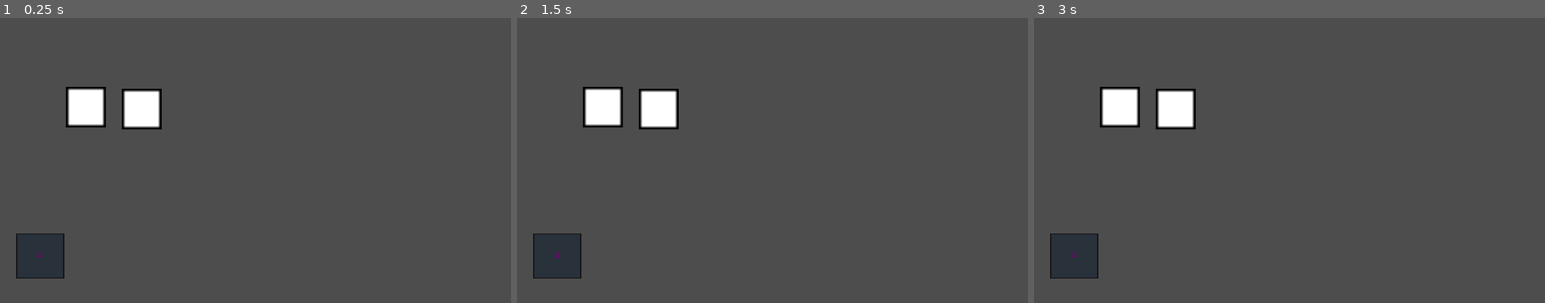
Above: before the commit, frames 1-3 (left to right).
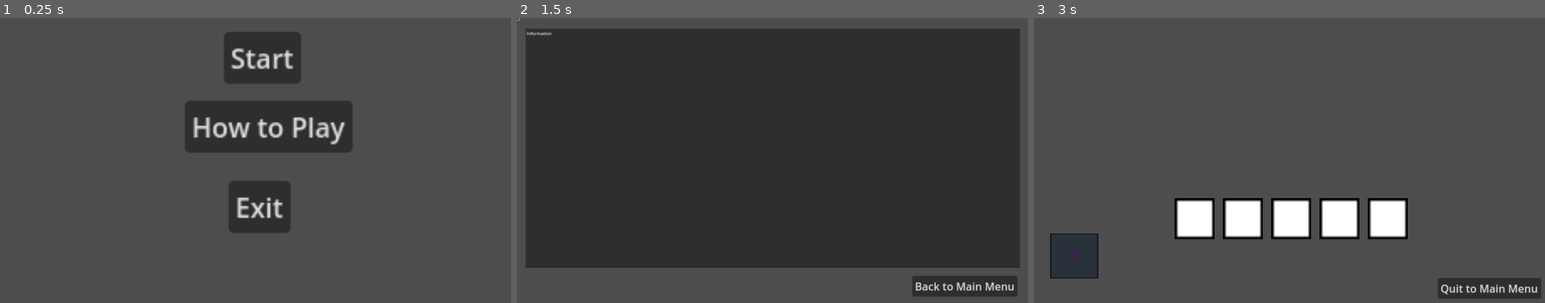
Above: after the commit, the same moments.

Repository: echoe/cardgame
Game: Godot game, scene res://Scripts/main_menu.tscn
The game is run twice, just before and just after one commit, with the same random seed, the same clock (stepped at 60 frames per second) and the same inputs. Before the commit the project starts from res://Scripts/main.tscn.
Inputs (mouse positions are in pixels of both pictures, inside the frame that each line leads up to):
- Up to frame 1 (0.25 s): no input
- Up to frame 2 (1.5 s): click (787, 126) at 0.5 s, where only the run after the commit has a clickable "How to Play"; click (517, 18) at 1.27 s
- Up to frame 3 (3 s): click (1483, 285) at 2 s, where only the run after the commit has a clickable "Back to Main Menu"; click (1294, 57) at 2.75 s, where only the run after the commit has a clickable "Start"

The runs differ from the first frame. In frame 1, 13% of the frame differs, in the area x 3-69%, y 4-92%; in frame 2, 81%, in the area x 0-99%, y 0-98%; in frame 3, 8.8%.

Commit message:
adding a main menu and a how to play structure

Diff:
--- a/Scenes/card.tscn
+++ b/Scenes/card.tscn
@@ -6,6 +6,81 @@
 
 [sub_resource type="RectangleShape2D" id="RectangleShape2D_rjlel"]
 size = Vector2(125, 137)
+
+[sub_resource type="Animation" id="Animation_e6po8"]
+length = 0.001
+tracks/0/type = "value"
+tracks/0/imported = false
+tracks/0/enabled = true
+tracks/0/path = NodePath("Attack:modulate")
+tracks/0/interp = 1
+tracks/0/loop_wrap = true
+tracks/0/keys = {
+"times": PackedFloat32Array(0),
+"transitions": PackedFloat32Array(1),
+"update": 0,
+"values": [Color(0.486275, 0, 0.486275, 0)]
+}
+tracks/1/type = "value"
+tracks/1/imported = false
+tracks/1/enabled = true
+tracks/1/path = NodePath("Health:modulate")
+tracks/1/interp = 1
+tracks/1/loop_wrap = true
+tracks/1/keys = {
+"times": PackedFloat32Array(0),
+"transitions": PackedFloat32Array(1),
+"update": 0,
+"values": [Color(0.431373, 0, 0.431373, 0)]
+}
+tracks/2/type = "value"
+tracks/2/imported = false
+tracks/2/enabled = true
+tracks/2/path = NodePath("CardBackImage:scale")
+tracks/2/interp = 1
+tracks/2/loop_wrap = true
+tracks/2/keys = {
+"times": PackedFloat32Array(0),
+"transitions": PackedFloat32Array(1),
+"update": 0,
+"values": [Vector2(1, 1)]
+}
+tracks/3/type = "value"
+tracks/3/imported = false
+tracks/3/enabled = true
+tracks/3/path = NodePath("CardBackImage:z_index")
+tracks/3/interp = 1
+tracks/3/loop_wrap = true
+tracks/3/keys = {
+"times": PackedFloat32Array(0),
+"transitions": PackedFloat32Array(1),
+"update": 1,
+"values": [0]
+}
+tracks/4/type = "value"
+tracks/4/imported = false
+tracks/4/enabled = true
+tracks/4/path = NodePath("CardImage:z_index")
+tracks/4/interp = 1
+tracks/4/loop_wrap = true
+tracks/4/keys = {
+"times": PackedFloat32Array(0),
+"transitions": PackedFloat32Array(1),
+"update": 1,
+"values": [-1]
+}
+tracks/5/type = "value"
+tracks/5/imported = false
+tracks/5/enabled = true
+tracks/5/path = NodePath("CardImage:scale")
+tracks/5/interp = 1
+tracks/5/loop_wrap = true
+tracks/5/keys = {
+"times": PackedFloat32Array(0),
+"transitions": PackedFloat32Array(1),
+"update": 0,
+"values": [Vector2(8, 8.5)]
+}
 
 [sub_resource type="Animation" id="Animation_eumee"]
 resource_name = "card_flip"
@@ -82,81 +157,6 @@
 "values": [Vector2(8, 8.5), Vector2(0.8, 8), Vector2(8, 8)]
 }
 
-[sub_resource type="Animation" id="Animation_e6po8"]
-length = 0.001
-tracks/0/type = "value"
-tracks/0/imported = false
-tracks/0/enabled = true
-tracks/0/path = NodePath("Attack:modulate")
-tracks/0/interp = 1
-tracks/0/loop_wrap = true
-tracks/0/keys = {
-"times": PackedFloat32Array(0),
-"transitions": PackedFloat32Array(1),
-"update": 0,
-"values": [Color(0.486275, 0, 0.486275, 0)]
-}
-tracks/1/type = "value"
-tracks/1/imported = false
-tracks/1/enabled = true
-tracks/1/path = NodePath("Health:modulate")
-tracks/1/interp = 1
-tracks/1/loop_wrap = true
-tracks/1/keys = {
-"times": PackedFloat32Array(0),
-"transitions": PackedFloat32Array(1),
-"update": 0,
-"values": [Color(0.431373, 0, 0.431373, 0)]
-}
-tracks/2/type = "value"
-tracks/2/imported = false
-tracks/2/enabled = true
-tracks/2/path = NodePath("CardBackImage:scale")
-tracks/2/interp = 1
-tracks/2/loop_wrap = true
-tracks/2/keys = {
-"times": PackedFloat32Array(0),
-"transitions": PackedFloat32Array(1),
-"update": 0,
-"values": [Vector2(1, 1)]
-}
-tracks/3/type = "value"
-tracks/3/imported = false
-tracks/3/enabled = true
-tracks/3/path = NodePath("CardBackImage:z_index")
-tracks/3/interp = 1
-tracks/3/loop_wrap = true
-tracks/3/keys = {
-"times": PackedFloat32Array(0),
-"transitions": PackedFloat32Array(1),
-"update": 1,
-"values": [0]
-}
-tracks/4/type = "value"
-tracks/4/imported = false
-tracks/4/enabled = true
-tracks/4/path = NodePath("CardImage:z_index")
-tracks/4/interp = 1
-tracks/4/loop_wrap = true
-tracks/4/keys = {
-"times": PackedFloat32Array(0),
-"transitions": PackedFloat32Array(1),
-"update": 1,
-"values": [-1]
-}
-tracks/5/type = "value"
-tracks/5/imported = false
-tracks/5/enabled = true
-tracks/5/path = NodePath("CardImage:scale")
-tracks/5/interp = 1
-tracks/5/loop_wrap = true
-tracks/5/keys = {
-"times": PackedFloat32Array(0),
-"transitions": PackedFloat32Array(1),
-"update": 0,
-"values": [Vector2(8, 8.5)]
-}
-
 [sub_resource type="AnimationLibrary" id="AnimationLibrary_bnspj"]
 _data = {
 &"RESET": SubResource("Animation_e6po8"),
@@ -164,10 +164,10 @@
 }
 
 [node name="Card" type="Node2D"]
-position = Vector2(150, 890)
 script = ExtResource("1_rjlel")
 
 [node name="CardBackImage" type="Sprite2D" parent="."]
+position = Vector2(-1, 1.49998)
 texture = ExtResource("2_brehn")
 
 [node name="CardImage" type="Sprite2D" parent="."]
--- /dev/null
+++ b/Scripts/how_to_play.gd
@@ -0,0 +1,5 @@
+extends Node2D
+
+
+func _on_main_menu_pressed() -> void:
+	get_tree().change_scene_to_file("res://Scripts/main_menu.tscn")
--- /dev/null
+++ b/Scripts/how_to_play.tscn
@@ -0,0 +1,28 @@
+[gd_scene load_steps=2 format=3 uid="uid://b3wry56b48cmq"]
+
+[ext_resource type="Script" uid="uid://dmyx1bftvnthd" path="res://Scripts/how_to_play.gd" id="1_hkap6"]
+
+[node name="How to Play" type="Node2D"]
+script = ExtResource("1_hkap6")
+
+[node name="TextEdit" type="TextEdit" parent="."]
+offset_left = 32.0
+offset_top = 40.0
+offset_right = 1876.0
+offset_bottom = 934.0
+text = "Information"
+
+[node name="Button" type="Button" parent="."]
+offset_right = 8.0
+offset_bottom = 8.0
+
+[node name="Main Menu" type="Button" parent="."]
+offset_left = 1474.0
+offset_top = 964.0
+offset_right = 1631.0
+offset_bottom = 995.0
+scale = Vector2(2.5, 2.5)
+text = "Back to Main Menu
+"
+
+[connection signal="pressed" from="Main Menu" to="." method="_on_main_menu_pressed"]
--- a/Scripts/input_manager.gd
+++ b/Scripts/input_manager.gd
@@ -40,3 +40,6 @@
 		elif result_collision_mask == COLLISION_MASK_DECK:
 			# Deck clicked
 			deck_reference.draw_card()
+
+func _on_quit_to_main_menu_pressed() -> void:
+	get_tree().change_scene_to_file("res://Scripts/main_menu.tscn")
--- a/Scripts/main.tscn
+++ b/Scripts/main.tscn
@@ -16,10 +16,19 @@
 script = ExtResource("1_aa03v")
 
 [node name="CardSlot" parent="." instance=ExtResource("2_w5bdd")]
-position = Vector2(321, 333)
+position = Vector2(960, 750)
 
 [node name="CardSlot2" parent="." instance=ExtResource("2_w5bdd")]
-position = Vector2(529, 340)
+position = Vector2(780, 750)
+
+[node name="CardSlot3" parent="." instance=ExtResource("2_w5bdd")]
+position = Vector2(600, 750)
+
+[node name="CardSlot4" parent="." instance=ExtResource("2_w5bdd")]
+position = Vector2(1140, 750)
+
+[node name="CardSlot5" parent="." instance=ExtResource("2_w5bdd")]
+position = Vector2(1320, 750)
 
 [node name="PlayerHand" type="Node2D" parent="."]
 script = ExtResource("3_v5bo4")
@@ -51,3 +60,13 @@
 
 [node name="InputManager" type="Node2D" parent="."]
 script = ExtResource("6_ix4gu")
+
+[node name="Quit to Main Menu" type="Button" parent="."]
+offset_left = 1506.0
+offset_top = 972.0
+offset_right = 1660.0
+offset_bottom = 1003.0
+scale = Vector2(2.5, 2.5)
+text = "Quit to Main Menu"
+
+[connection signal="pressed" from="Quit to Main Menu" to="InputManager" method="_on_quit_to_main_menu_pressed"]
--- /dev/null
+++ b/Scripts/main_menu.gd
@@ -0,0 +1,12 @@
+extends Node2D
+
+func _on_start_pressed() -> void:
+	get_tree().change_scene_to_file("res://Scripts/main.tscn")
+
+
+func _on_how_to_play_pressed() -> void:
+	get_tree().change_scene_to_file("res://Scripts/how_to_play.tscn")
+
+
+func _on_exit_pressed() -> void:
+	get_tree().quit()
--- /dev/null
+++ b/Scripts/main_menu.tscn
@@ -0,0 +1,37 @@
+[gd_scene load_steps=2 format=3 uid="uid://d1df3l40wrg"]
+
+[ext_resource type="Script" uid="uid://demjjbybvwl31" path="res://Scripts/main_menu.gd" id="1_1otyx"]
+
+[node name="Main Menu" type="Node2D"]
+position = Vector2(840, 102)
+scale = Vector2(2.5, 2.5)
+script = ExtResource("1_1otyx")
+
+[node name="Start" type="Button" parent="."]
+offset_left = -1.6
+offset_top = -19.6
+offset_right = 44.4
+offset_bottom = 11.4
+scale = Vector2(2.5, 2.5)
+text = "Start"
+metadata/_edit_use_anchors_ = true
+
+[node name="How to Play" type="Button" parent="."]
+offset_left = -60.4
+offset_top = 83.2
+offset_right = 39.6
+offset_bottom = 114.2
+scale = Vector2(2.5, 2.5)
+text = "How to Play"
+
+[node name="Exit" type="Button" parent="."]
+offset_left = 5.2
+offset_top = 203.2
+offset_right = 42.2
+offset_bottom = 234.2
+scale = Vector2(2.5, 2.5)
+text = "Exit"
+
+[connection signal="pressed" from="Start" to="." method="_on_start_pressed"]
+[connection signal="pressed" from="How to Play" to="." method="_on_how_to_play_pressed"]
+[connection signal="pressed" from="Exit" to="." method="_on_exit_pressed"]
--- a/project.godot
+++ b/project.godot
@@ -11,7 +11,7 @@
 [application]
 
 config/name="CardGame"
-run/main_scene="uid://ca5c3flng6855"
+run/main_scene="uid://d1df3l40wrg"
 config/features=PackedStringArray("4.4", "Mobile")
 config/icon="res://Images/icon.svg"
 
Not shown, added: Scripts/how_to_play.gd.uid
Not shown, added: Scripts/main_menu.gd.uid
